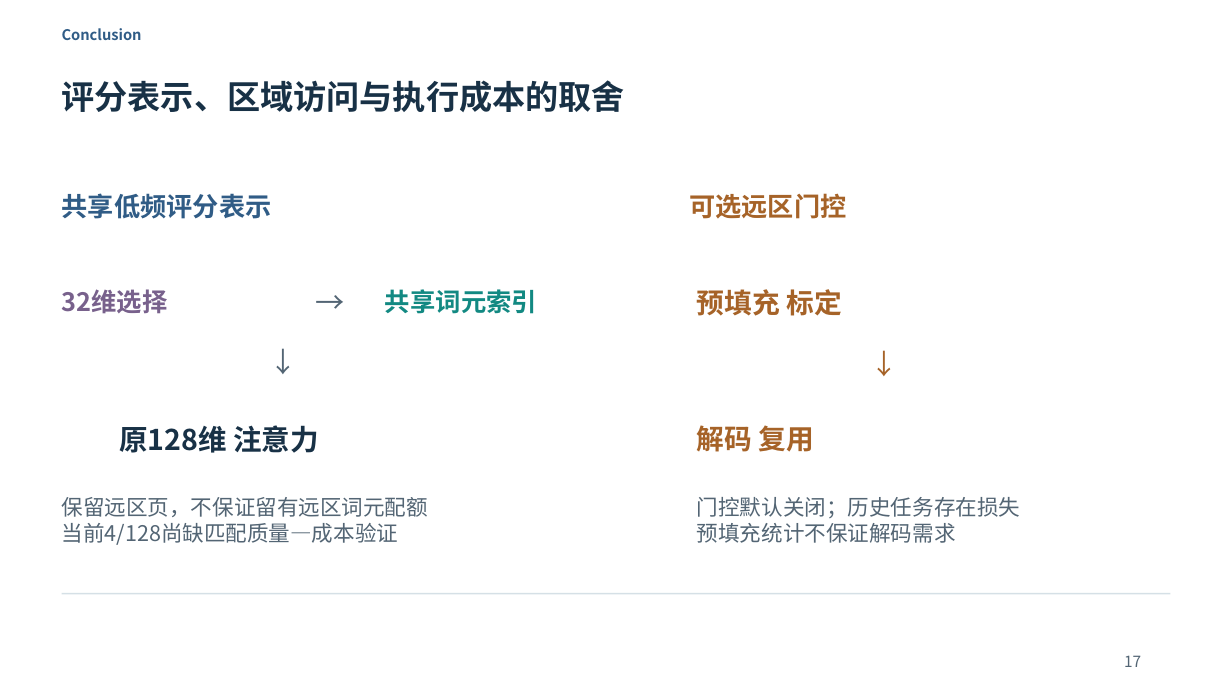
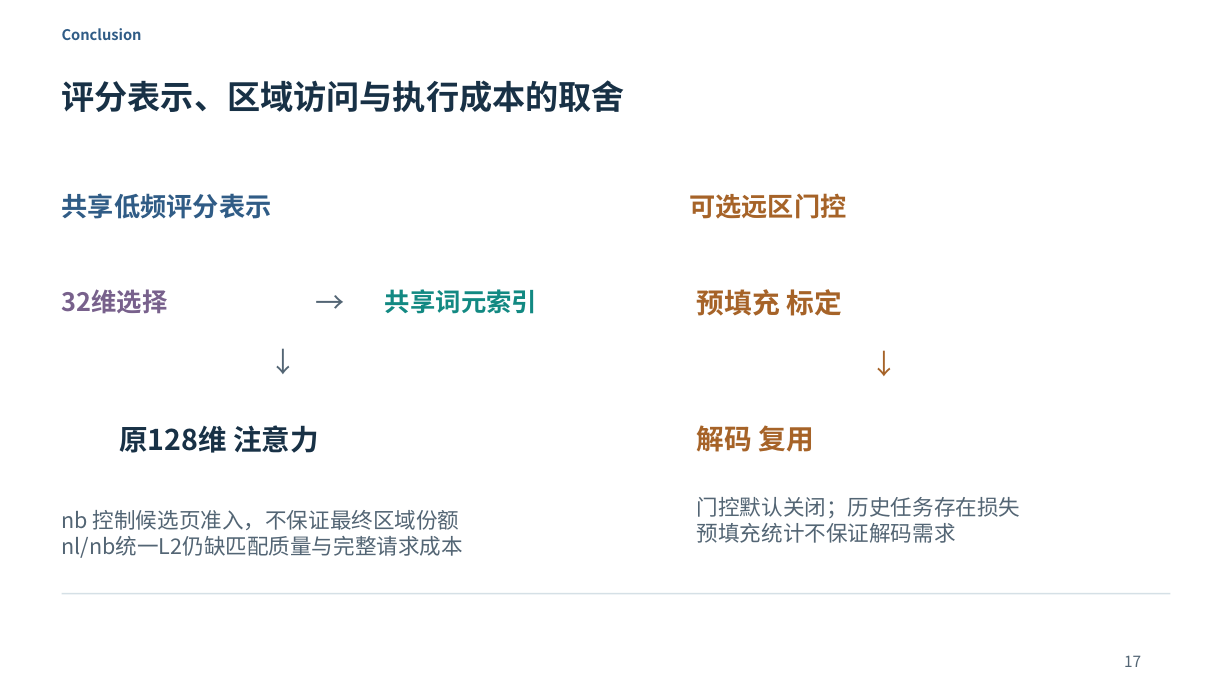
Before and after one commit to Chosen-David/two-level-attention, a slide deck: slide 17 of agent_doc/advice/dac_manuscript/presentation/TwoLevel_UserEdited_20261014.pptx. Drawn at 1232x693 pixels with LibreOffice and Linux fonts; fonts in the diff are those of the drawing. Boxes give left, top, right and bottom in pixels: in the first picture for what was removed or moved away, otherwise in the second. Text is boxed around its words. In the diff, an @@ line names an element or a change of style, - is before the commit and + after.

```diff
--- a/agent_doc/advice/dac_manuscript/presentation/TwoLevel_UserEdited_20261014.pptx
+++ b/agent_doc/advice/dac_manuscript/presentation/TwoLevel_UserEdited_20261014.pptx
@@ text at box(62, 510, 463, 558): text changed @@
-保留远区页，不保证留有远区词元配额
-当前4/128尚缺匹配质量—成本验证
+nb 控制候选页准入，不保证最终区域份额
+nl/nb统一L2仍缺匹配质量与完整请求成本
```
Also in this commit, not shown: 12 other slides changed, 59 other files.
